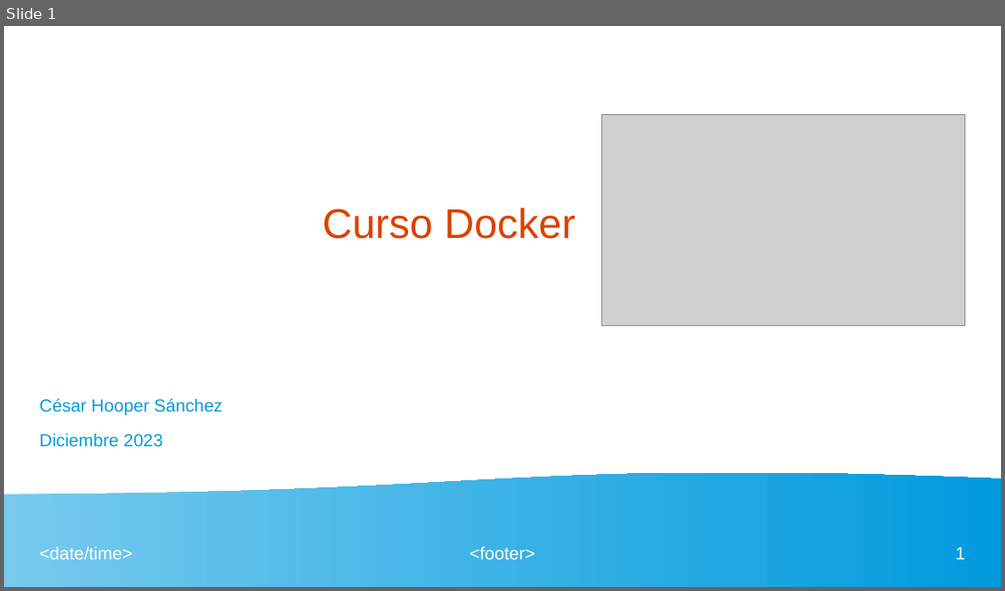
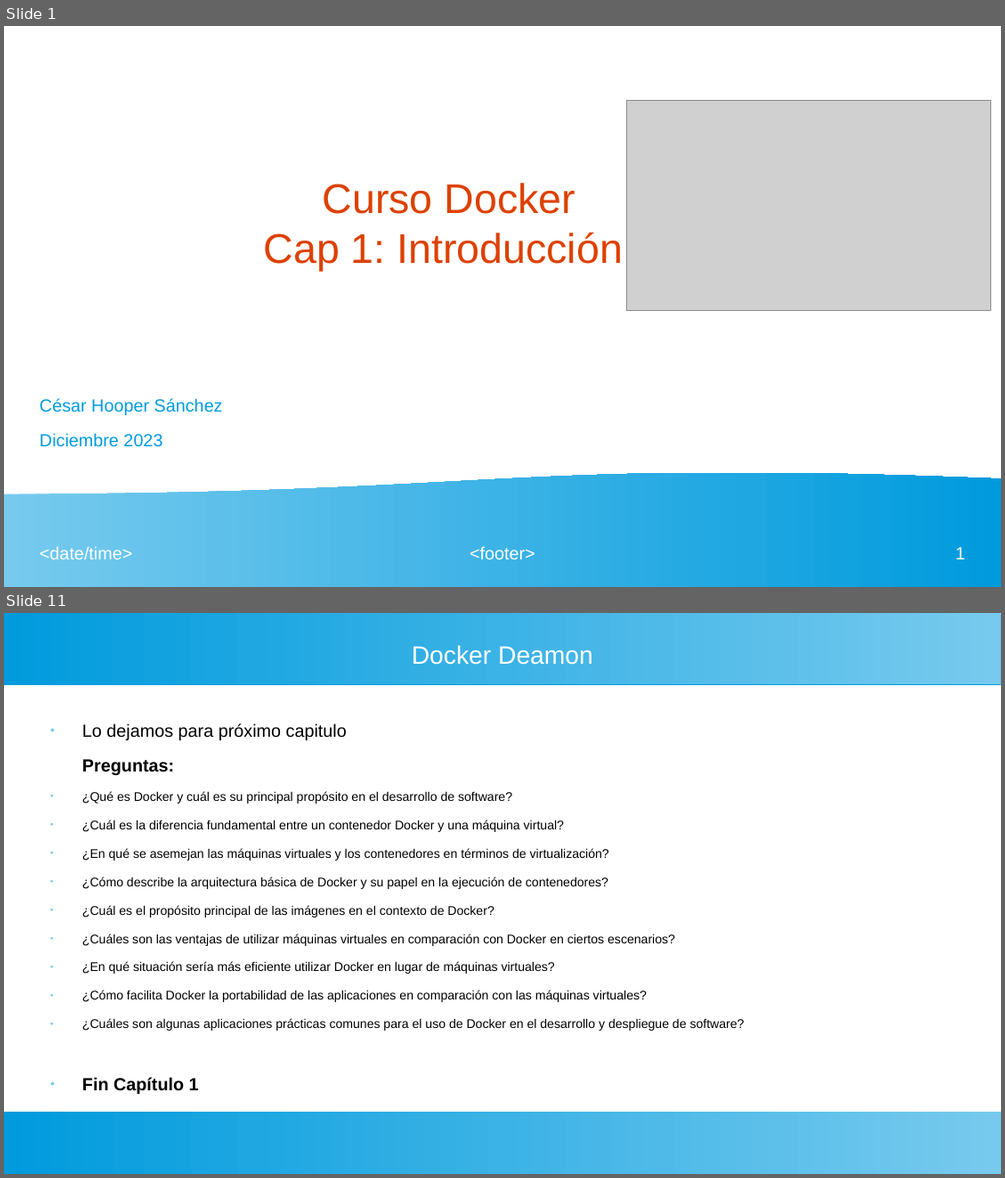
Before and after one commit to hoopercesar/Dockers, a slide deck: curso_docker/dockerPPT.odp. Shown one above the other, each under a label of ours: slide 1 before the commit, slides 1 and 11 after it; the slides between them are not shown. The pictures are 1005x591 and 1005x1178 pixels, drawn with LibreOffice and Linux fonts; fonts in the diff are those of the drawing; grey boxes stand for pictures. Boxes give left, top, right and bottom in pixels: in the first picture for what was removed or moved away, otherwise in the second. Text is boxed around its words. In the diff, an @@ line names an element or a change of style, - is before the commit and + after.

```diff
--- a/curso_docker/dockerPPT.odp
+++ b/curso_docker/dockerPPT.odp
@@ slide 11 added at box(4, 613, 1001, 1174), background #FFFFFF @@
@@ rectangle added at box(4, 613, 1001, 684), fill gradient #77CAEE to #75C9EE to #73C9ED to #71C8ED to #6FC7ED to #6EC6ED @@
@@ title added at box(412, 645, 593, 665), 20 pt, text #FFFFFF @@
+Docker Deamon
@@ text added at box(82, 723, 744, 1094), 10 pt, text #000000 @@
+● Lo dejamos para próximo capitulo
+Preguntas:
+● ¿Qué es Docker y cuál es su principal propósito en el desarrollo de software?
+● ¿Cuál es la diferencia fundamental entre un contenedor Docker y una máquina virtual?
+● ¿En qué se asemejan las máquinas virtuales y los contenedores en términos de virtualización?
+● ¿Cómo describe la arquitectura básica de Docker y su papel en la ejecución de contenedores?
+● ¿Cuál es el propósito principal de las imágenes en el contexto de Docker?
+● ¿Cuáles son las ventajas de utilizar máquinas virtuales en comparación con Docker en ciertos escenarios?
+● ¿En qué situación sería más eficiente utilizar Docker en lugar de máquinas virtuales?
+● ¿Cómo facilita Docker la portabilidad de las aplicaciones en comparación con las máquinas virtuales?
+● ¿Cuáles son algunas aplicaciones prácticas comunes para el uso de Docker en el desarrollo y despliegue de software?
+● Fin Capítulo 1
@@ rectangle added at box(4, 1111, 1001, 1174), fill gradient #77CAEE to #75C9EE to #73C9ED to #71C8ED to #6FC7ED to #6EC6ED @@
@@ slide 1 changed as well @@
@@ picture: place and size @@
-picture at box(602, 115, 965, 325)
+picture at box(627, 100, 991, 311)
@@ title at box(264, 183, 623, 271): text changed @@
-Curso Docker
+Curso Docker
+Cap 1: Introducción
```
Also in this commit, not shown: 1 other slide changed, 8 other slides added.
